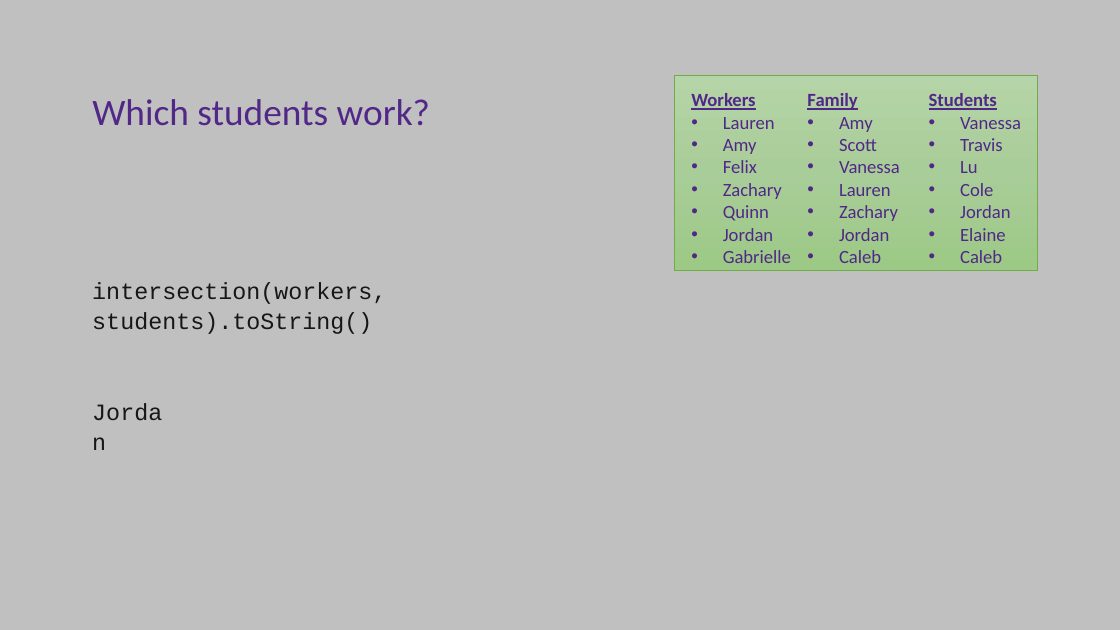
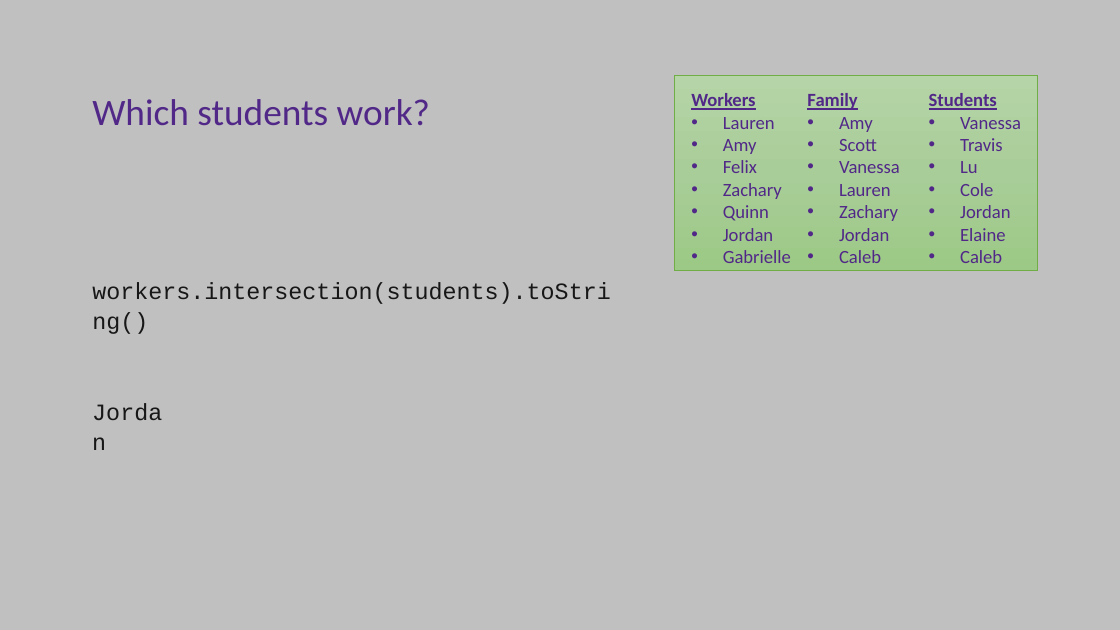
Before and after one commit to ksu-cs-cc/ksu-cs-cc.github.io, a slide deck: slide 7 of content/3-cc310/10-sets/03-using-sets-slides.pptx. Drawn at 1120x630 pixels with LibreOffice and Linux fonts; fonts in the diff are those of the drawing. Boxes give left, top, right and bottom in pixels: in the first picture for what was removed or moved away, otherwise in the second. Text is boxed around its words. In the diff, an @@ line names an element or a change of style, - is before the commit and + after.

```diff
--- a/content/3-cc310/10-sets/03-using-sets-slides.pptx
+++ b/content/3-cc310/10-sets/03-using-sets-slides.pptx
@@ text at [92,282,611,304]: text changed @@
-intersection(workers, students).toString()
+workers.intersection(students).toString()
```
Also in this commit, not shown: 3 other slides changed, 2 other files.
